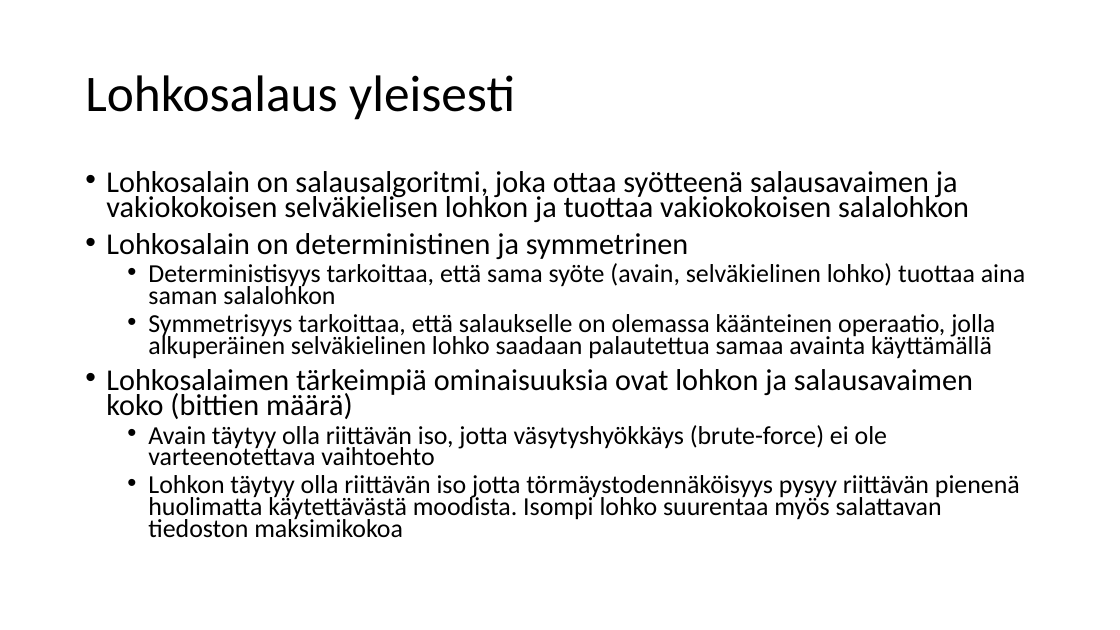
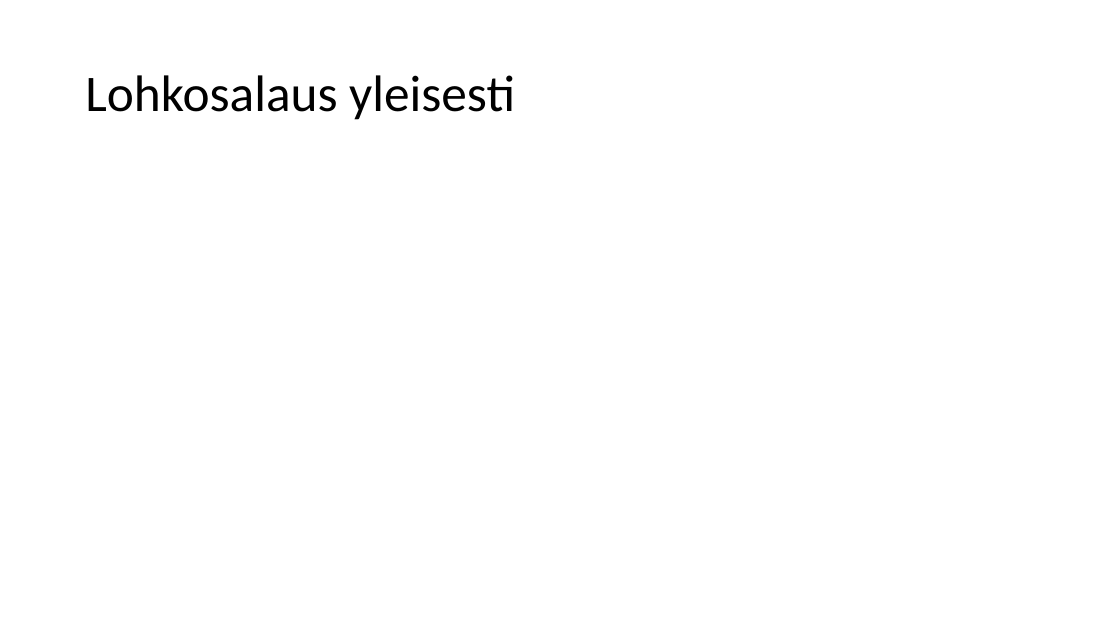
Before and after one commit to hcropsu/tutkimusseminaari, a slide deck: slide 3 of tutkimusseminaari_rs_pp.pptx. Drawn at 1120x630 pixels with LibreOffice and Linux fonts; fonts in the diff are those of the drawing; grey boxes stand for pictures. Boxes give left, top, right and bottom in pixels: in the first picture for what was removed or moved away, otherwise in the second. Text is boxed around its words. In the diff, an @@ line names an element or a change of style, - is before the commit and + after.

```diff
--- a/tutkimusseminaari_rs_pp.pptx
+++ b/tutkimusseminaari_rs_pp.pptx
@@ text removed at (x1=106, y1=171, x2=1025, y2=538) @@
-• Lohkosalain on salausalgoritmi, joka ottaa syötteenä salausavaimen ja vakiokokoisen selväkielisen lohkon ja tuottaa vakiokokoisen salalohkon
-• Lohkosalain on deterministinen ja symmetrinen
-  • Deterministisyys tarkoittaa, että sama syöte (avain, selväkielinen lohko) tuottaa aina saman salalohkon
-  • Symmetrisyys tarkoittaa, että salaukselle on olemassa käänteinen operaatio, jolla alkuperäinen selväkielinen lohko saadaan palautettua samaa avainta käyttämällä
-• Lohkosalaimen tärkeimpiä ominaisuuksia ovat lohkon ja salausavaimen koko (bittien määrä)
-  • Avain täytyy olla riittävän iso, jotta väsytyshyökkäys (brute-force) ei ole varteenotettava vaihtoehto
-  • Lohkon täytyy olla riittävän iso jotta törmäystodennäköisyys pysyy riittävän pienenä huolimatta käytettävästä moodista. Isompi lohko suurentaa myös salattavan tiedoston maksimikokoa
```
Also in this commit, not shown: 5 other slides changed, 4 other files.
